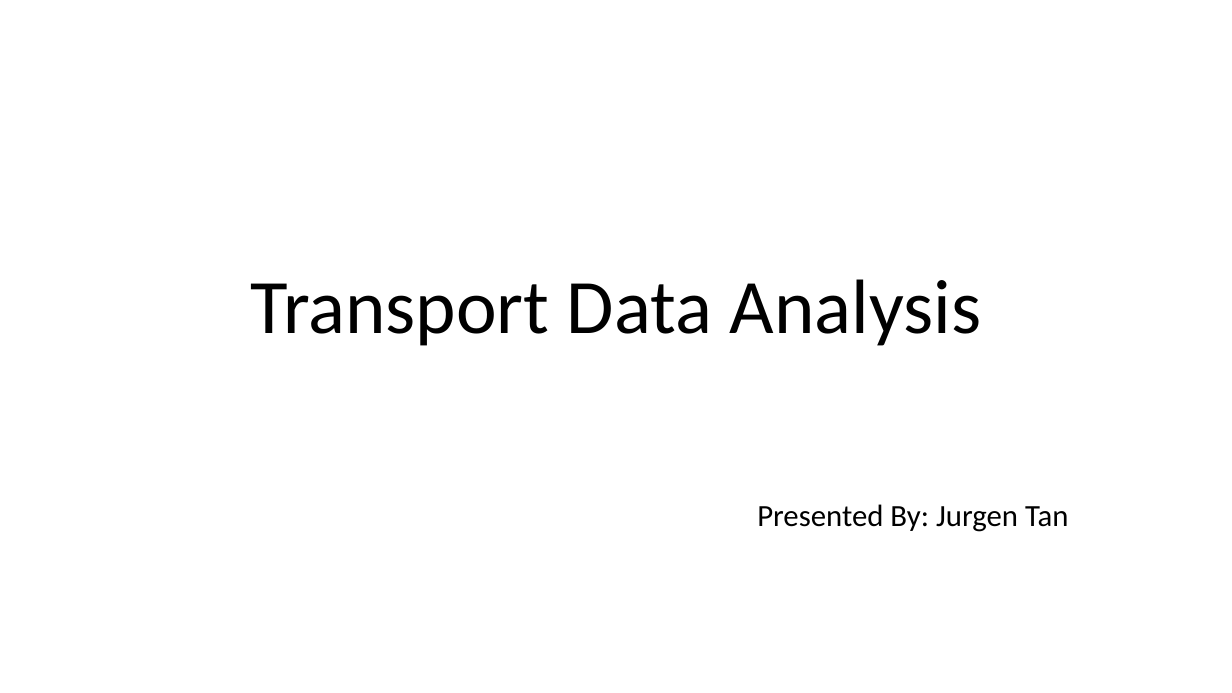
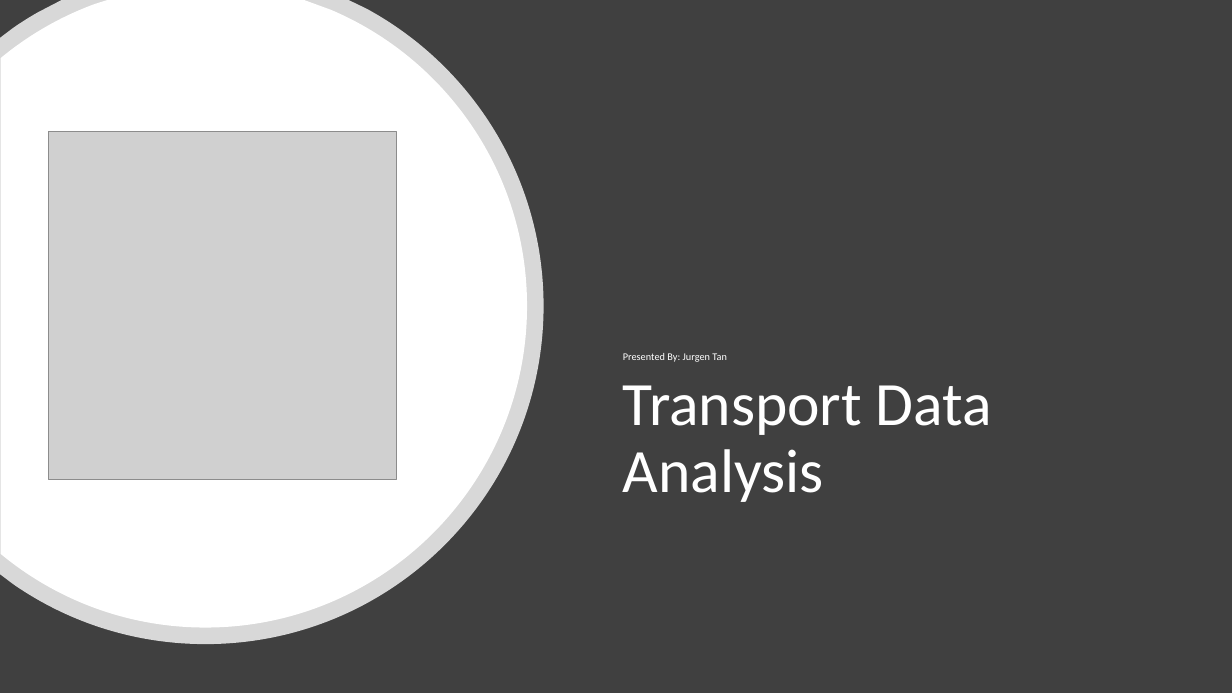
Before and after one commit to jurgen-tan-git/PDS-Assignments, a slide deck: slide 1 of JurgenTan_CA1.pptx. Drawn at 1232x693 pixels with LibreOffice and Linux fonts; fonts in the diff are those of the drawing; grey boxes stand for pictures. Boxes give left, top, right and bottom in pixels: in the first picture for what was removed or moved away, otherwise in the second. Text is boxed around its words. In the diff, an @@ line names an element or a change of style, - is before the commit and + after.

```diff
--- a/JurgenTan_CA1.pptx
+++ b/JurgenTan_CA1.pptx
@@ rectangle added at <box>0,0,1232,693</box>, fill #404040 @@
@@ freeform shape added at <box>0,0,543,644</box>, fill #FFFFFF at 80% opacity @@
@@ freeform shape added at <box>1,0,528,628</box>, fill #FFFFFF @@
@@ picture added at <box>49,131,396,479</box> @@
@@ subtitle "Presented By: Jurgen Tan": place and size @@
-subtitle "Presented By: Jurgen Tan" at <box>757,504,1069,532</box>
+subtitle "Presented By: Jurgen Tan" at <box>623,353,727,362</box>
@@ subtitle "Presented By: Jurgen Tan" at <box>623,353,727,362</box>: size 24 to 8 pt, text colour #000000 to #FFFFFF; alignment right to left; line spacing 0.8 to 0.9; vertical alignment top to bottom @@
@@ title "Transport Data Analysis": place and size @@
-title "Transport Data Analysis" at <box>251,279,982,346</box>
+title "Transport Data Analysis" at <box>623,385,992,502</box>
@@ title "Transport Data Analysis" at <box>623,385,992,502</box>: size 60 to 48 pt, text colour #000000 to #FFFFFF; alignment centre to left; vertical alignment bottom to top @@
```
Also in this commit, not shown: 5 other slides changed.
